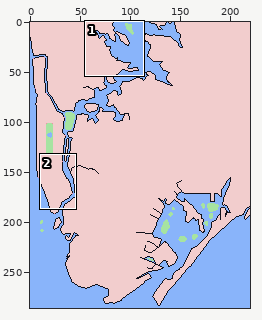
Pixel-art file: NYC.aseprite. The first picture is a wide view before the edit; the outline marks the close-up.
Close-up. Before the commit:
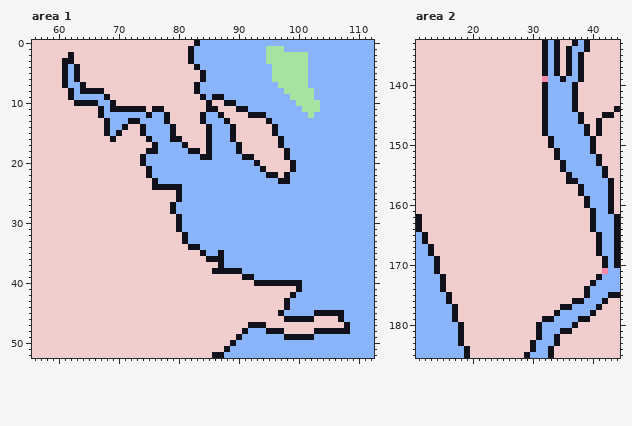
220x286 pixels, 1 frame. Shown: area 1: x 56..112, y 0..52; area 2: x 11..44, y 133..185. The commit also changed other parts of the picture, which this record leaves out.
New version:
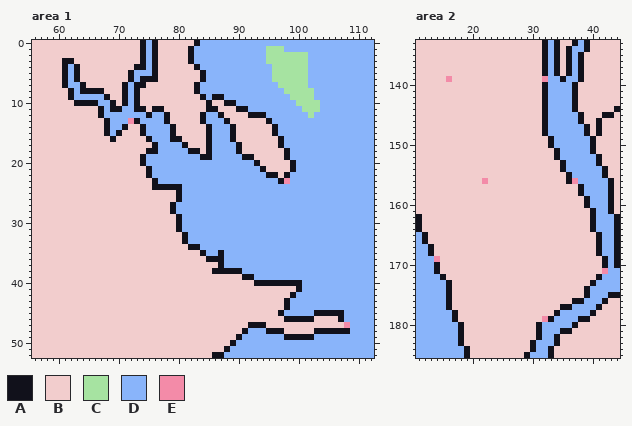
Palette (. is transparent): A #11111b  B #f2cdcd  C #a6e3a1  D #89b4fa  E #f38ba8
Edits made:
Area 1, layer "BackgroundLayer":
y 0..1: x 74..76 BBB -> ADA
y 2: x 62 A -> B; x 74..76 BBB -> ADA
y 3: x 74..76 BBB -> ADA
y 4: x 73..76 BBBB -> AADA
y 5: x 72..76 BBBBB -> ADDDA
y 6: x 72..76 BBBBB -> ADAAA
y 7: x 71..74 BBBB -> ADAA
y 8..10: x 71..73 BBB -> ADA
y 11: x 71..72 AA -> DD
y 13: x 72 A -> E
y 23: x 98 A -> E
y 47: x 108 A -> E
Area 2, layer "BackgroundLayer":
y 139: x 16 B -> E
y 156: x 22 B -> E; x 37 A -> E
y 169: x 14 A -> E
y 173..174: x 15..16 AB -> DA
y 177: x 16..17 DA -> AB
y 179: x 32 A -> E
